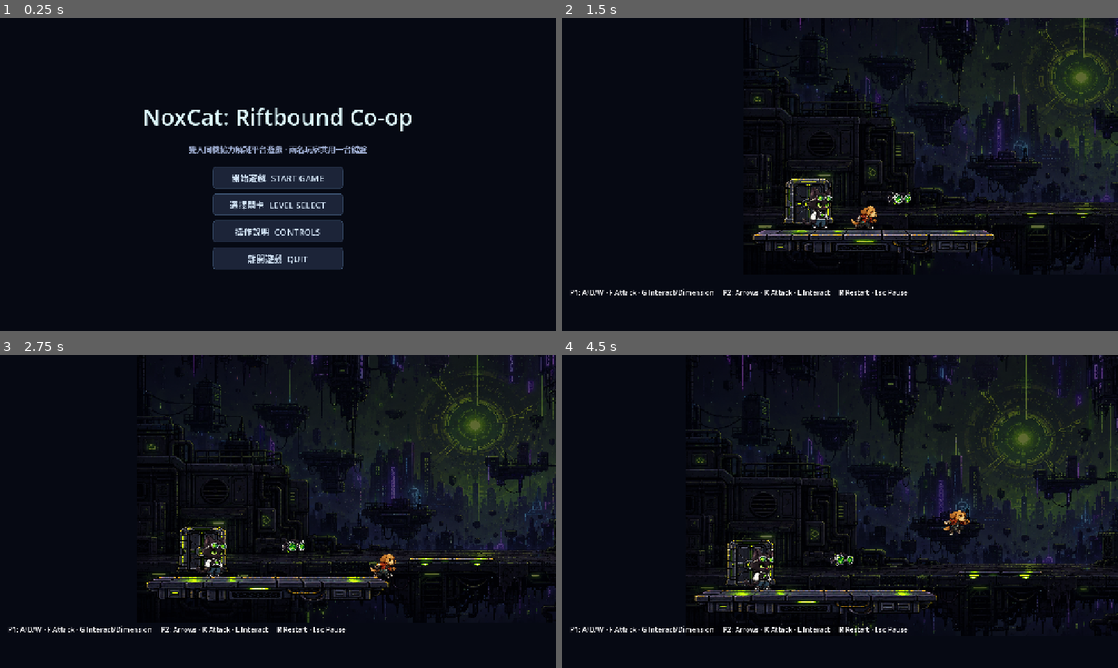
Above: before the commit, frames 1-4 (two rows, left to right).
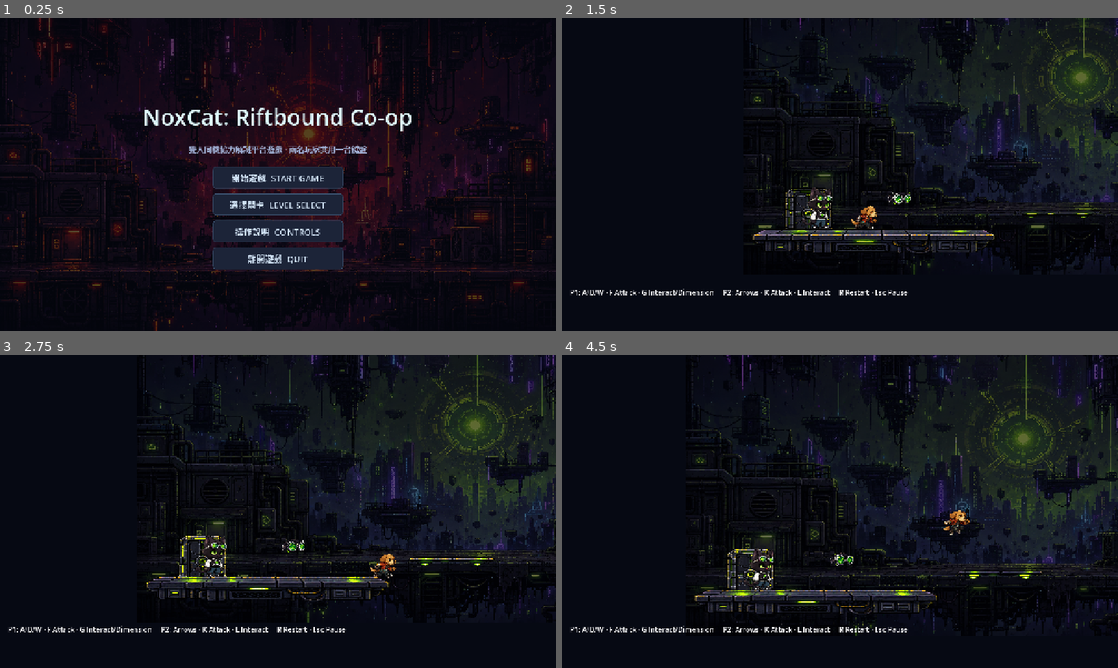
Above: after the commit, the same moments.

Repository: RainYu0510/hackathon
Game: Godot game, scene res://ui/MainMenu.tscn
Same seed, same stepped clock (60 frames per second), same inputs: the game is played once before the commit and once after it.
Inputs:
- Up to frame 1 (0.25 s): no input
- Up to frame 2 (1.5 s): click "開始遊戲 START GAME" at 0.5 s; hold Right from 1.28 s (still down); tap Insert (p2_left) at 1.35 s
- Up to frame 3 (2.75 s): keep holding Right; tap Up at 1.52, 2.27 s; tap Insert (p2_left) at 2.1 s
- Up to frame 4 (4.5 s): release Right at 2.78 s; hold Left 2.78-3.53 s; tap Insert (p2_left) at 2.85, 3.6, 4.35 s; hold Right from 3.53 s (still down); tap Up at 3.77 s

The runs differ from the first frame. In frame 1, 13% of the frame differs, in the area x 0-100%, y 0-100%; in frame 2, 0.6%; in frame 3, 0.6%; in frame 4, 0.6%.

Commit message:
feat: 主選單加上背景圖,修正三關出口門浮空的問題

Diff:
--- a/levels/LevelBase.gd
+++ b/levels/LevelBase.gd
@@ -92,7 +92,7 @@
 func checkpoint(pos: Vector2) -> void:
 	var area := Area2D.new(); area.position = pos; area.collision_layer = 0; area.collision_mask = 2; area.set_script(load("res://interactables/Checkpoint.gd")); add_child(area)
 	var poly := Polygon2D.new(); poly.name = "Polygon2D"; poly.visible = false; area.add_child(poly)
-	var door := Sprite2D.new(); door.texture = load("res://assets/interactables/locked_door.png"); door.position = Vector2(0,-49); door.scale = Vector2(140.0 / door.texture.get_width(), 140.0 / door.texture.get_height()); door.z_index = -1; area.add_child(door)
+	var door := Sprite2D.new(); door.texture = load("res://assets/interactables/locked_door.png"); door.position = Vector2(0,-27); door.scale = Vector2(140.0 / door.texture.get_width(), 140.0 / door.texture.get_height()); door.z_index = -1; area.add_child(door)
 	var cs := CollisionShape2D.new(); var shape:=RectangleShape2D.new(); shape.size=Vector2(45,100); cs.shape=shape; area.add_child(cs)
 
 func pickup(pos: Vector2, key_pickup := false) -> void:
--- a/levels/level_02.gd
+++ b/levels/level_02.gd
@@ -91,7 +91,7 @@
 
 	var sprite := Sprite2D.new()
 	sprite.texture = load("res://assets/interactables/locked_door.png")
-	sprite.position = Vector2(0, -49)
+	sprite.position = Vector2(0, -33)
 	sprite.scale = Vector2(140.0 / sprite.texture.get_width(), 140.0 / sprite.texture.get_height())
 	sprite.z_index = -1
 	door.add_child(sprite)
--- a/ui/MainMenu.tscn
+++ b/ui/MainMenu.tscn
@@ -1,7 +1,8 @@
-[gd_scene load_steps=4 format=3]
+[gd_scene load_steps=5 format=3]
 
 [ext_resource path="res://ui/MainMenu.gd" type="Script" id="1"]
 [ext_resource path="res://ui/menu_theme.tres" type="Theme" id="2"]
+[ext_resource path="res://assets/dimensions/crimson/backgrounds/alternate_dimension_crimson.png" type="Texture2D" id="3"]
 
 ; 彈出視窗的樣式。不給 override 的話 PanelContainer 走 Godot 預設主題,
 ; 那是半透明的 —— 後面的標題與按鈕會透出來跟面板文字疊在一起。
@@ -31,6 +32,21 @@
 anchor_right = 1.0
 anchor_bottom = 1.0
 color = Color(0.025, 0.035, 0.075, 1)
+; 選單背景圖:借用第三關(異空間·緋紅)場景的天際線美術,呼應「Riftbound」
+; 異空間裂隙的世界觀。KEEP_ASPECT_COVERED 讓圖片鋪滿整個視窗、依比例裁切,
+; 不會變形。
+[node name="BackgroundImage" type="TextureRect" parent="."]
+anchor_right = 1.0
+anchor_bottom = 1.0
+texture = ExtResource("3")
+expand_mode = 1
+stretch_mode = 6
+; 圖片本身很亮很花,直接疊文字會看不清楚,蓋一層半透明深色,
+; 讓氛圍還在但前景文字/按鈕維持對比度。
+[node name="Dim" type="ColorRect" parent="."]
+anchor_right = 1.0
+anchor_bottom = 1.0
+color = Color(0.02, 0.03, 0.07, 0.68)
 [node name="Layout" type="VBoxContainer" parent="."]
 anchor_right = 1.0
 anchor_bottom = 1.0
